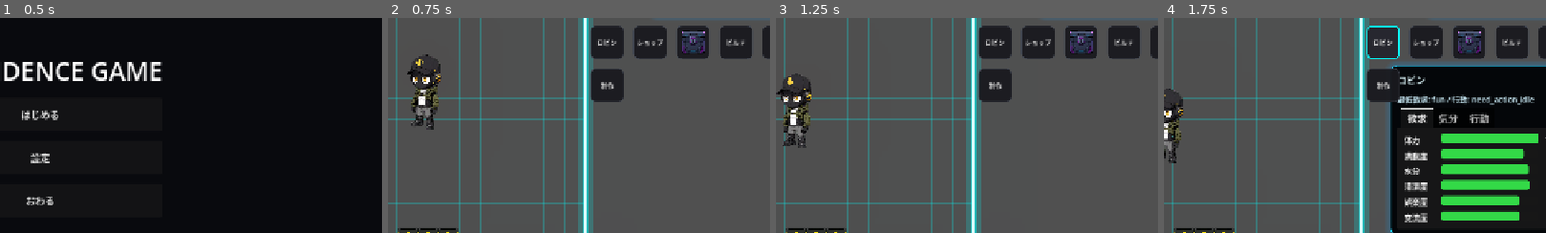
Above: before the commit, frames 1-4 (left to right).
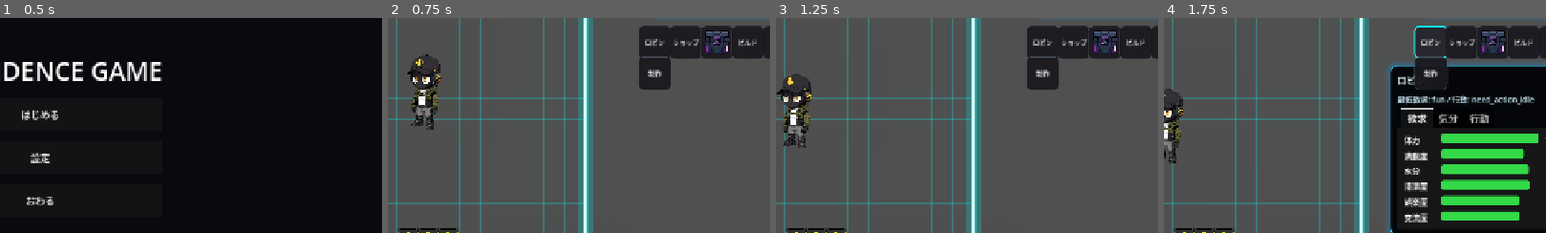
Above: after the commit, the same moments.

Repository: grimoire1089-coder/optimistic
Game: Godot game, scene res://Scenes/Boot/TitleScene.tscn
Same seed, same stepped clock (60 frames per second), same inputs: the game is played once before the commit and once after it. Sound files missing from this copy of the repository are replaced by a short silence.
Inputs:
- Up to frame 1 (0.5 s): no input
- Up to frame 2 (0.75 s): click "はじめる" at 0.5 s
- Up to frame 3 (1.25 s): no input
- Up to frame 4 (1.75 s): click "ロビン" at 1.25 s
The pictures show only the part of the screen within x 45-95%, y 23-73%; the shares and areas given below are measured in that part.

Frame 1 is identical in both runs. In frame 2, 6.4% of the frame differs, in the area x 53-98%, y 3-40%; in frame 3, 6.4%; in frame 4, 5.6%.

Commit message:
Use previous craft HUD layout

Diff:
--- a/Scripts/UI/HUD/CraftButton.gd
+++ b/Scripts/UI/HUD/CraftButton.gd
@@ -3,19 +3,11 @@
 
 const DEFAULT_CLICK_SFX_PATH := "res://Assets/Audio/SFX/UI/UI_Click_001.ogg"
 const DEFAULT_LABEL_CODES := [0x5236, 0x4f5c]
-const HUD_BUTTON_SIZE := Vector2(56.0, 56.0)
-const HUD_BUTTON_GAP := 16.0
-const FIRST_ROW_BUTTON_SIZE := HUD_BUTTON_SIZE
-const FIRST_ROW_TOP := 176.0
-const FIRST_ROW_ROBIN_LEFT := -368.0
-const FIRST_ROW_SHOP_LEFT := -296.0
-const FIRST_ROW_INVENTORY_LEFT := -224.0
-const FIRST_ROW_BUILD_LEFT := -152.0
-const FIRST_ROW_WORK_LEFT := -80.0
-const SECOND_ROW_TOP_RIGHT_OFFSET := Vector2(FIRST_ROW_ROBIN_LEFT, 248.0)
-const SECOND_ROW_BUTTON_SIZE := HUD_BUTTON_SIZE
-const SECOND_ROW_MENU_TOP_RIGHT_OFFSET := Vector2(FIRST_ROW_ROBIN_LEFT, 320.0)
-const SECOND_ROW_MENU_SIZE := Vector2(344.0, 260.0)
+const FIRST_ROW_BUTTON_SIZE := Vector2(48.0, 48.0)
+const SECOND_ROW_TOP_RIGHT_OFFSET := Vector2(-280.0, 236.0)
+const SECOND_ROW_BUTTON_SIZE := Vector2(48.0, 48.0)
+const SECOND_ROW_MENU_TOP_RIGHT_OFFSET := Vector2(-328.0, 304.0)
+const SECOND_ROW_MENU_SIZE := Vector2(304.0, 260.0)
 
 @export var label_text: String = ""
 @export var craft_menu_path: NodePath = NodePath("../CraftMenu")
@@ -84,26 +76,26 @@
 
 
 func _apply_square_button_layout() -> void:
-	custom_minimum_size = HUD_BUTTON_SIZE
+	custom_minimum_size = Vector2(56.0, 56.0)
 	anchor_left = 1.0
 	anchor_top = 0.0
 	anchor_right = 1.0
 	anchor_bottom = 0.0
-	offset_left = SECOND_ROW_TOP_RIGHT_OFFSET.x
-	offset_top = SECOND_ROW_TOP_RIGHT_OFFSET.y
-	offset_right = SECOND_ROW_TOP_RIGHT_OFFSET.x + SECOND_ROW_BUTTON_SIZE.x
-	offset_bottom = SECOND_ROW_TOP_RIGHT_OFFSET.y + SECOND_ROW_BUTTON_SIZE.y
+	offset_left = -280.0
+	offset_top = 236.0
+	offset_right = -224.0
+	offset_bottom = 292.0
 	mouse_default_cursor_shape = Control.CURSOR_POINTING_HAND
 	add_theme_font_size_override("font_size", 11)
 	_add_rounded_button_styles()
 
 
 func _apply_hud_button_layout_after_parent() -> void:
-	_place_canvas_sibling("RobinHudButton", Vector2(FIRST_ROW_ROBIN_LEFT, FIRST_ROW_TOP), FIRST_ROW_BUTTON_SIZE)
-	_place_canvas_sibling("ShopButton", Vector2(FIRST_ROW_SHOP_LEFT, FIRST_ROW_TOP), FIRST_ROW_BUTTON_SIZE)
-	_place_canvas_sibling("InventoryButton", Vector2(FIRST_ROW_INVENTORY_LEFT, FIRST_ROW_TOP), FIRST_ROW_BUTTON_SIZE)
-	_place_canvas_sibling("BuildModeButton", Vector2(FIRST_ROW_BUILD_LEFT, FIRST_ROW_TOP), FIRST_ROW_BUTTON_SIZE)
-	_place_canvas_sibling("WorkCreditButton", Vector2(FIRST_ROW_WORK_LEFT, FIRST_ROW_TOP), FIRST_ROW_BUTTON_SIZE)
+	_place_canvas_sibling("RobinHudButton", Vector2(-280.0, 184.0), FIRST_ROW_BUTTON_SIZE)
+	_place_canvas_sibling("ShopButton", Vector2(-228.0, 184.0), FIRST_ROW_BUTTON_SIZE)
+	_place_canvas_sibling("InventoryButton", Vector2(-176.0, 184.0), FIRST_ROW_BUTTON_SIZE)
+	_place_canvas_sibling("BuildModeButton", Vector2(-124.0, 184.0), FIRST_ROW_BUTTON_SIZE)
+	_place_canvas_sibling("WorkCreditButton", Vector2(-72.0, 184.0), FIRST_ROW_BUTTON_SIZE)
 	_place_top_right_control(self, SECOND_ROW_TOP_RIGHT_OFFSET, SECOND_ROW_BUTTON_SIZE)
 	var craft_menu := _find_craft_menu() as Control
 	if craft_menu == null:
